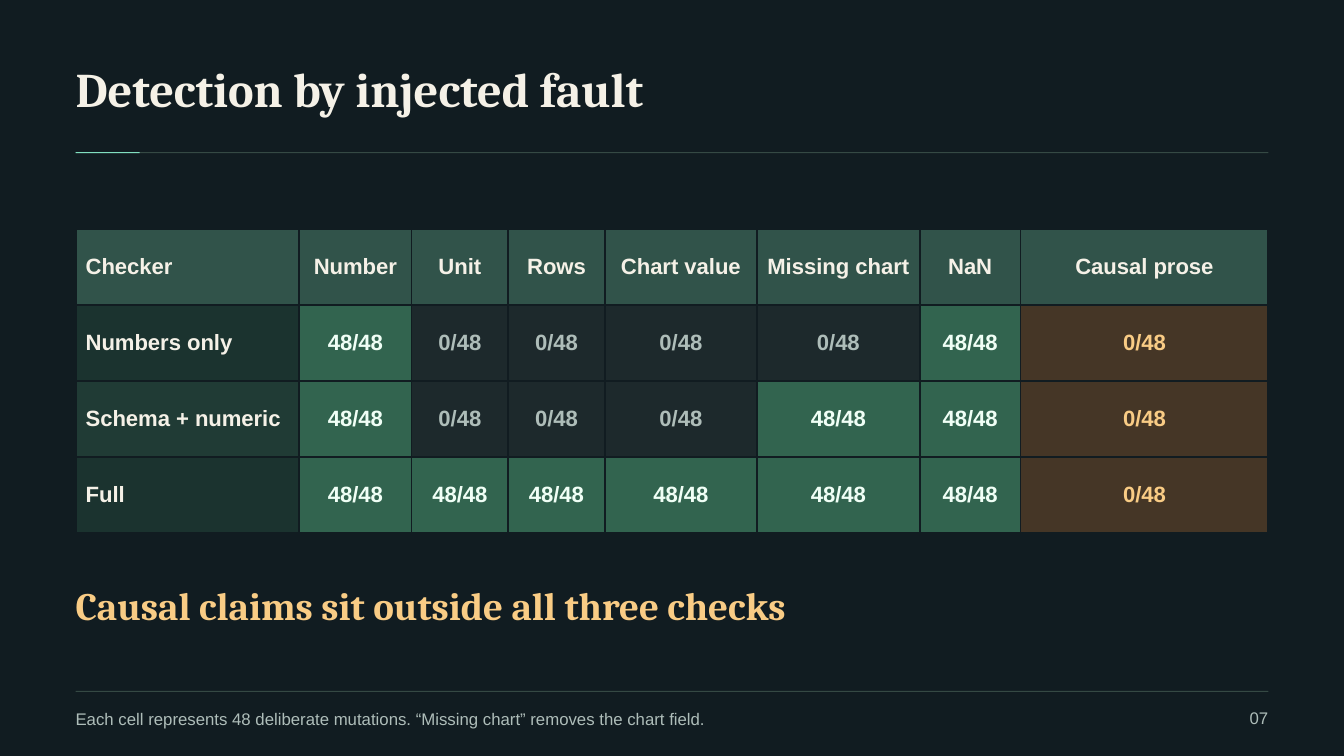
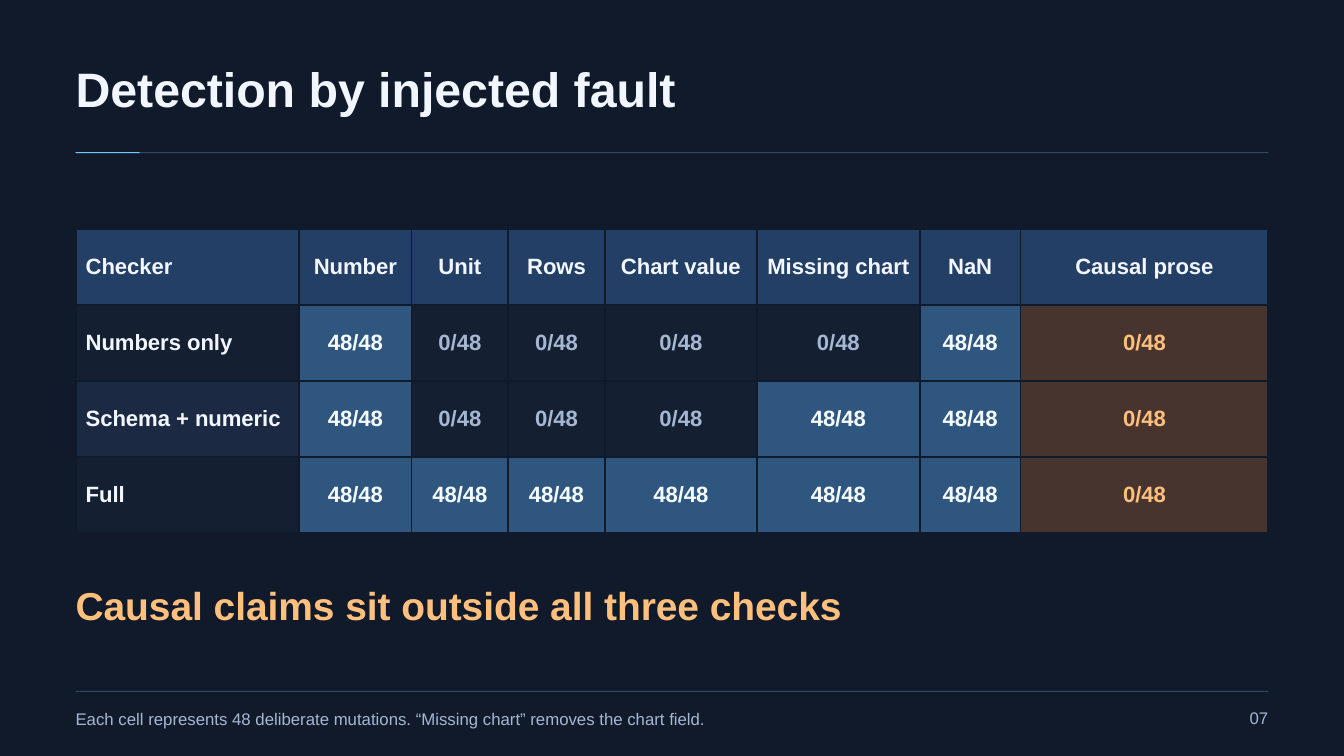
Before and after one commit to naazzarov/trustverify-ai-analysis, a slide deck: slide 7 of presentation/TrustVerify-Dark-Defense.pptx. Drawn at 1344x756 pixels with LibreOffice and Linux fonts; fonts in the diff are those of the drawing. Boxes give left, top, right and bottom in pixels: in the first picture for what was removed or moved away, otherwise in the second. Text is boxed around its words. In the diff, an @@ line names an element or a change of style, - is before the commit and + after.

```diff
--- a/presentation/TrustVerify-Dark-Defense.pptx
+++ b/presentation/TrustVerify-Dark-Defense.pptx
@@ background #111C21 to #101A2A @@
@@ text "Detection by injected fault" at <box>76,72,676,116</box>: font Cambria to Arial, text colour #F5F1E7 to #F2F6FF @@
@@ rectangle at <box>76,152,1268,153</box>: fill #354944 to #304663 @@
@@ rectangle at <box>76,152,140,153</box>: fill #81DFC0 to #72C8FF @@
@@ table at <box>76,229,1268,533</box> @@
@@ fill #31534A to #233F65 in row 1 @@
@@ fill #1B332F to #151F32 in 2 cells @@
@@ fill #32644F to #2E567F in 11 cells @@
@@ fill #1D292C to #151F32 in 7 cells @@
@@ fill #453626 to #48342E in 3 cells @@
@@ fill #203B35 to #1B2A42 in row 3, column 1 @@
@@ text colour #F5F1E7 to #F2F6FF in "Checker", "Number", "Unit", "Rows" and 7 more places @@
@@ text colour #F0FFF6 to #F6FBFF in "48/48", "48/48", "48/48", "48/48" and 7 more places @@
@@ text colour #AEBDB9 to #A6B7D2 in "0/48", "0/48", "0/48", "0/48" and 3 more places @@
@@ text colour #F9CC85 to #FFBF7D in "0/48", "0/48", "0/48" @@
@@ borders changed @@
@@ text "Causal claims sit outside all ..." at <box>76,591,842,621</box>: font Cambria to Arial, text colour #F9CC85 to #FFBF7D @@
@@ text "Each cell represents 48 deliberate ..." at <box>76,713,704,729</box>: text colour #AEBDB9 to #A6B7D2 @@
@@ rectangle at <box>76,691,1268,692</box>: fill #354944 to #304663 @@
@@ text "07" at <box>1250,712,1269,724</box>: text colour #AEBDB9 to #A6B7D2 @@
```
Also in this commit, not shown: 21 other slides changed, 7 other files.
